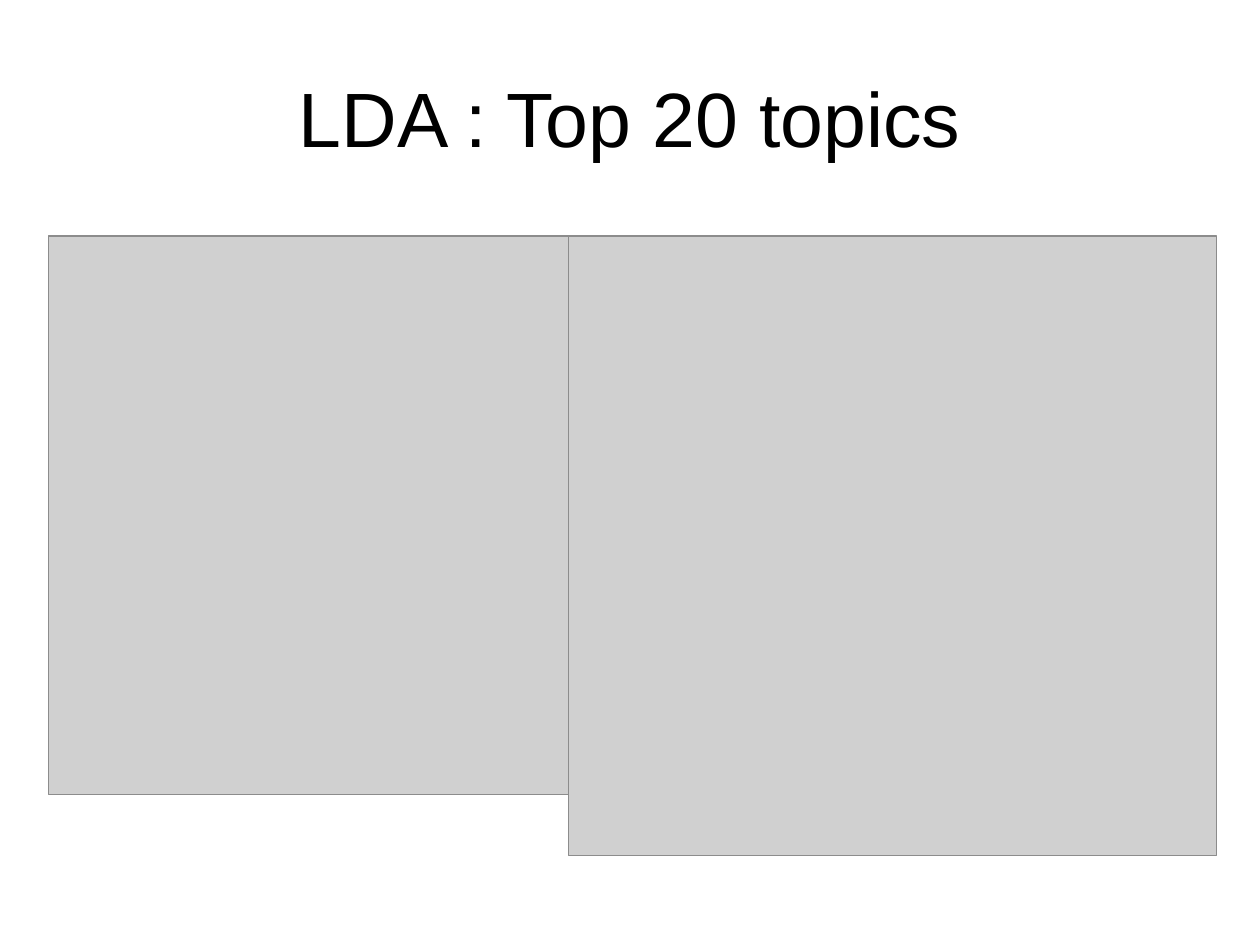
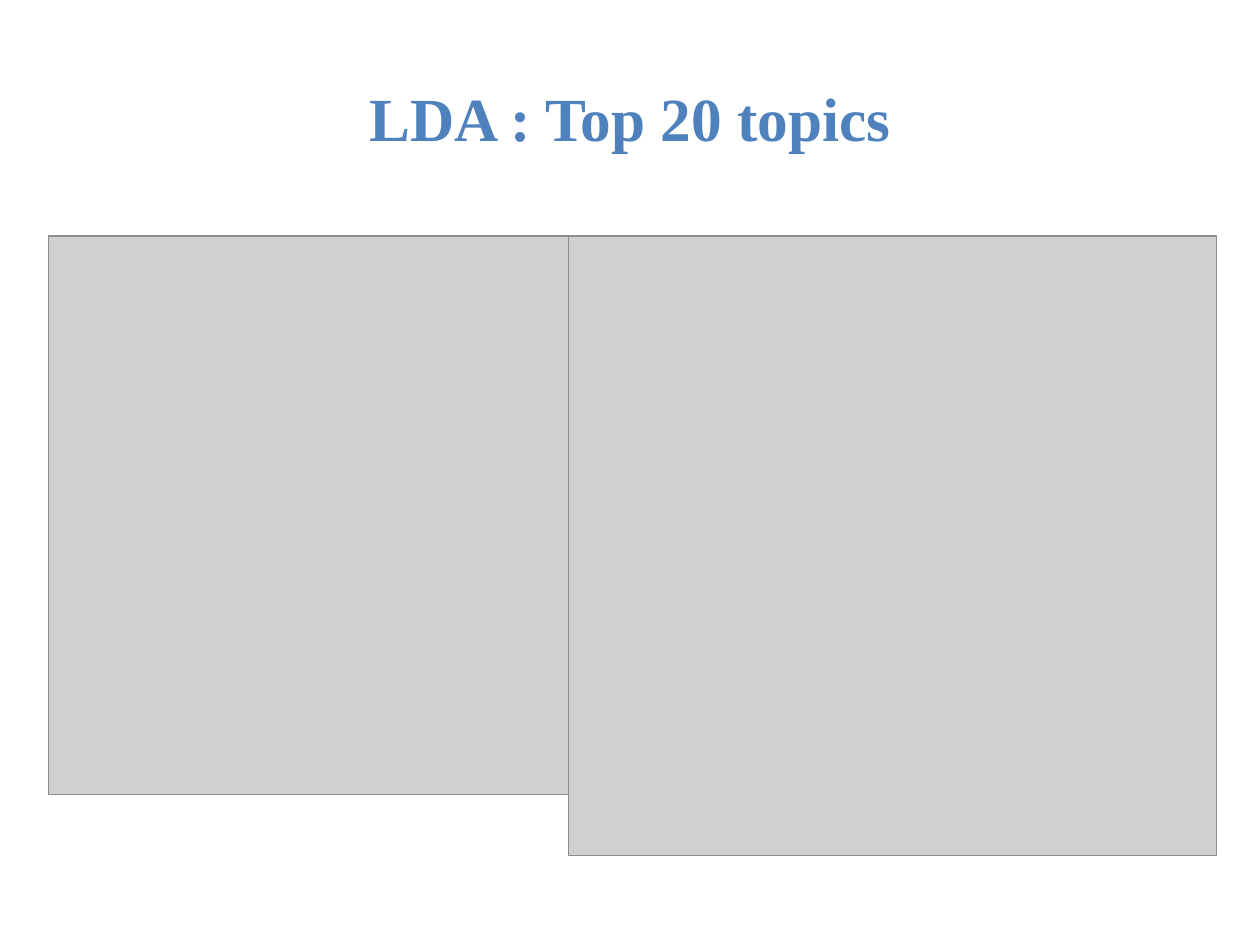
Before and after one commit to rashmitripathi/CS5560RashmiLab_knowledge_discovery_mgmt, a slide deck: slide 9 of KDM Project/documentation/KDM Presentation.pptx. Drawn at 1260x945 pixels with LibreOffice and Linux fonts; fonts in the diff are those of the drawing; grey boxes stand for pictures; background and template pictures are left out. Boxes give left, top, right and bottom in pixels: in the first picture for what was removed or moved away, otherwise in the second. Text is boxed around its words. In the diff, an @@ line names an element or a change of style, - is before the commit and + after.

```diff
--- a/KDM Project/documentation/KDM Presentation.pptx
+++ b/KDM Project/documentation/KDM Presentation.pptx
@@ title "LDA : Top 20 topics" at (369,98,890,152): size 44 to 35 pt, font Arial to Times New Roman, text colour #000000 to #4F81BD, bold on @@
```
Also in this commit, not shown: 4 other slides changed, 1 slide added.
